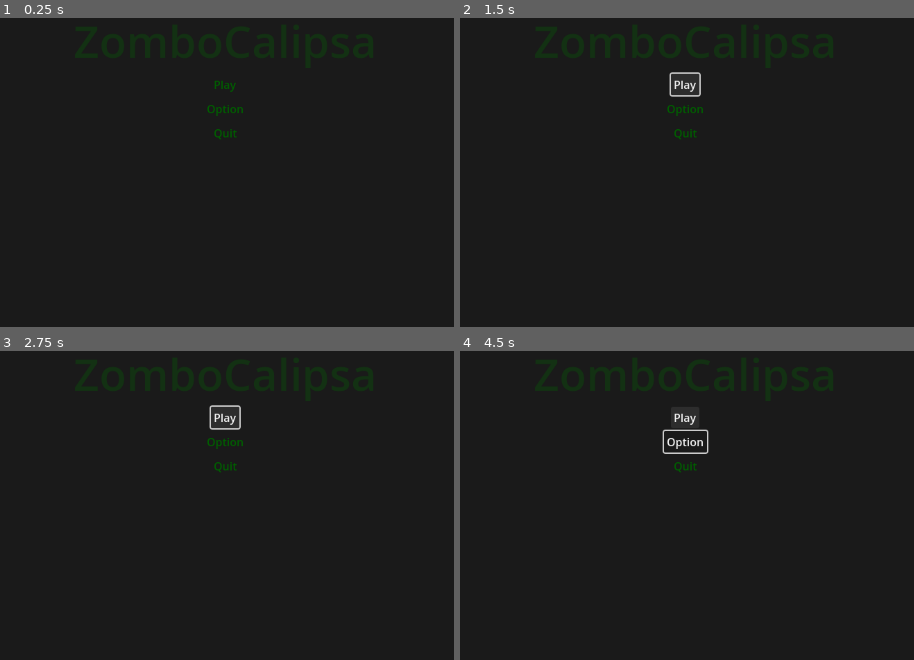
Above: before the commit, frames 1-4 (two rows, left to right).
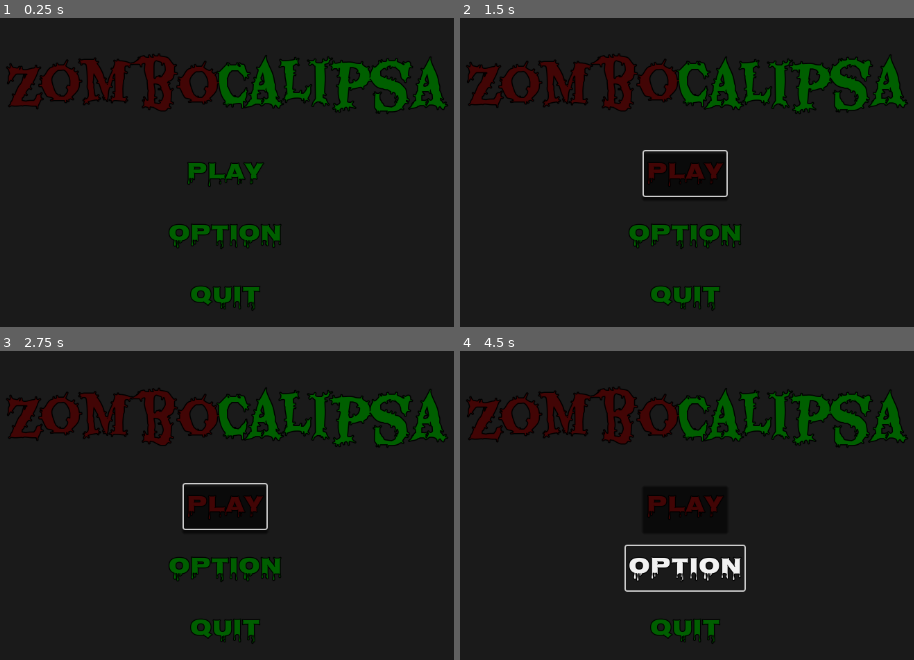
Above: after the commit, the same moments.

Repository: malykotelek/zombocalipsa
Game: Godot game, scene res://Scens/Mainmenu/mainmenu.tscn
Same seed, same stepped clock (60 frames per second), same inputs: the game is played once before the commit and once after it. Before the commit the project has no main scene; this scene is started directly in both runs.
Inputs:
- Up to frame 1 (0.25 s): no input
- Up to frame 2 (1.5 s): click "Option" at 0.5 s; click "Play" at 1.25 s
- Up to frame 3 (2.75 s): click "Play" at 2 s
- Up to frame 4 (4.5 s): tap Enter at 2.75 s; hold Right 2.78-3.53 s; tap Alt at 2.85, 4.35 s; hold Down 3.53-4.28 s; tap Shift at 3.6 s; hold Right from 4.28 s (still down)

The runs differ from the first frame. In frame 1, 9.2% of the frame differs, in the area x 1-99%, y 11-95%; in frame 2, 9.6%; in frame 3, 9.6%; in frame 4, 9.8%.

Commit message:
upgrade main menu
add func to batoon and design

Diff:
--- a/Scens/Mainmenu/mainmenu.tscn
+++ b/Scens/Mainmenu/mainmenu.tscn
@@ -1,4 +1,13 @@
-[gd_scene format=3 uid="uid://bwtjbvtnnb17v"]
+[gd_scene load_steps=5 format=3 uid="uid://bwtjbvtnnb17v"]
+
+[ext_resource type="FontFile" uid="uid://dgf12oilsdf15" path="res://assets/Fonts/Eater/Eater-Regular.ttf" id="1_g0lxk"]
+[ext_resource type="Script" uid="uid://c0tpmylidexh6" path="res://scripts/Mainmenu/mainmenu.gd" id="1_kutos"]
+[ext_resource type="FontFile" uid="uid://brsdqy42e8yr7" path="res://assets/Fonts/Nosifer/Nosifer-Regular.ttf" id="2_uocu2"]
+
+[sub_resource type="StyleBoxFlat" id="StyleBoxFlat_uocu2"]
+bg_color = Color(0.6, 0.6, 0.6, 0)
+shadow_size = 4
+shadow_offset = Vector2(0, 5)
 
 [node name="Mainmenu" type="Control"]
 layout_mode = 3
@@ -7,6 +16,7 @@
 anchor_bottom = 1.0
 grow_horizontal = 2
 grow_vertical = 2
+script = ExtResource("1_kutos")
 
 [node name="ColorRect" type="ColorRect" parent="."]
 layout_mode = 1
@@ -28,26 +38,47 @@
 [node name="VBoxContainer" type="VBoxContainer" parent="MarginContainer"]
 layout_mode = 2
 
-[node name="Label" type="Label" parent="MarginContainer/VBoxContainer"]
+[node name="Label" type="RichTextLabel" parent="MarginContainer/VBoxContainer"]
+custom_minimum_size = Vector2(800, 200)
 layout_mode = 2
 size_flags_horizontal = 4
-theme_override_colors/font_color = Color(0, 0.435294, 0, 0.27451)
-theme_override_font_sizes/font_size = 64
-text = "ZomboCalipsa"
+size_flags_vertical = 4
+theme_override_colors/font_outline_color = Color(0, 0, 0, 1)
+theme_override_constants/outline_size = 6
+theme_override_fonts/normal_font = ExtResource("1_g0lxk")
+theme_override_font_sizes/normal_font_size = 80
+bbcode_enabled = true
+text = "[wave amp=20.0 freq=3.0 connected=1][color=#420505]Zombo[/color][color=005f00]Calipsa[/color][/wave]"
+fit_content = true
+horizontal_alignment = 1
+vertical_alignment = 1
 
 [node name="VBoxContainer" type="VBoxContainer" parent="MarginContainer/VBoxContainer"]
 layout_mode = 2
+theme_override_constants/separation = 25
 
 [node name="Play_Button" type="Button" parent="MarginContainer/VBoxContainer/VBoxContainer"]
 layout_mode = 2
 size_flags_horizontal = 4
+theme_override_colors/font_hover_color = Color(0.258824, 0.0196078, 0.0196078, 1)
+theme_override_colors/font_outline_color = Color(0, 0, 0, 1)
 theme_override_colors/font_color = Color(0, 0.372549, 0, 1)
+theme_override_constants/outline_size = 5
+theme_override_fonts/font = ExtResource("2_uocu2")
+theme_override_font_sizes/font_size = 32
+theme_override_styles/hover = SubResource("StyleBoxFlat_uocu2")
 text = "Play"
 
 [node name="Option_Button" type="Button" parent="MarginContainer/VBoxContainer/VBoxContainer"]
 layout_mode = 2
 size_flags_horizontal = 4
+theme_override_colors/font_hover_color = Color(0.258824, 0.0196078, 0.0196078, 1)
+theme_override_colors/font_outline_color = Color(0, 0, 0, 1)
 theme_override_colors/font_color = Color(0, 0.372549, 0, 1)
+theme_override_constants/outline_size = 5
+theme_override_fonts/font = ExtResource("2_uocu2")
+theme_override_font_sizes/font_size = 32
+theme_override_styles/hover = SubResource("StyleBoxFlat_uocu2")
 text = "Option
 "
 
@@ -55,5 +86,15 @@
 layout_mode = 2
 size_flags_horizontal = 4
 size_flags_vertical = 4
+theme_override_colors/font_hover_color = Color(0.258824, 0.0196078, 0.0196078, 1)
+theme_override_colors/font_outline_color = Color(0, 0, 0, 1)
 theme_override_colors/font_color = Color(0, 0.372549, 0, 1)
+theme_override_constants/outline_size = 5
+theme_override_fonts/font = ExtResource("2_uocu2")
+theme_override_font_sizes/font_size = 32
+theme_override_styles/hover = SubResource("StyleBoxFlat_uocu2")
 text = "Quit"
+
+[connection signal="pressed" from="MarginContainer/VBoxContainer/VBoxContainer/Play_Button" to="." method="_on_play_button_pressed"]
+[connection signal="pressed" from="MarginContainer/VBoxContainer/VBoxContainer/Option_Button" to="." method="_on_option_button_pressed"]
+[connection signal="pressed" from="MarginContainer/VBoxContainer/VBoxContainer/Quit_Button" to="." method="_on_quit_button_pressed"]
--- a/project.godot
+++ b/project.godot
@@ -11,6 +11,7 @@
 [application]
 
 config/name="Zombocalipsa"
+run/main_scene="uid://bwtjbvtnnb17v"
 config/features=PackedStringArray("4.4", "Forward Plus")
 
 [editor_plugins]
--- /dev/null
+++ b/scripts/Mainmenu/mainmenu.gd
@@ -0,0 +1,13 @@
+extends Control
+
+const Menu_Save_Path: String = "res://Scens/Mainmenu/savemenu.tscn"
+const Menu_Option_Path: String = "res://Scens/Mainmenu/optionmenu.tscn"
+
+func _on_play_button_pressed() -> void:
+	get_tree().change_scene_to_file(Menu_Save_Path)
+
+func _on_option_button_pressed() -> void:
+	get_tree().change_scene_to_file(Menu_Option_Path)
+
+func _on_quit_button_pressed() -> void:
+	get_tree().quit()
Binary file added: assets/Fonts/Nosifer/Nosifer-Regular.ttf
Not shown, added: assets/Fonts/Nosifer/Nosifer-Regular.ttf.import
Not shown, added: assets/Fonts/Nosifer/OFL.txt
Binary file added: assets/player/men/Player_men_1.png
Not shown, added: assets/player/men/Player_men_1.png.import
Not shown, added: scripts/Mainmenu/mainmenu.gd.uid
Not shown, changed: README.md
